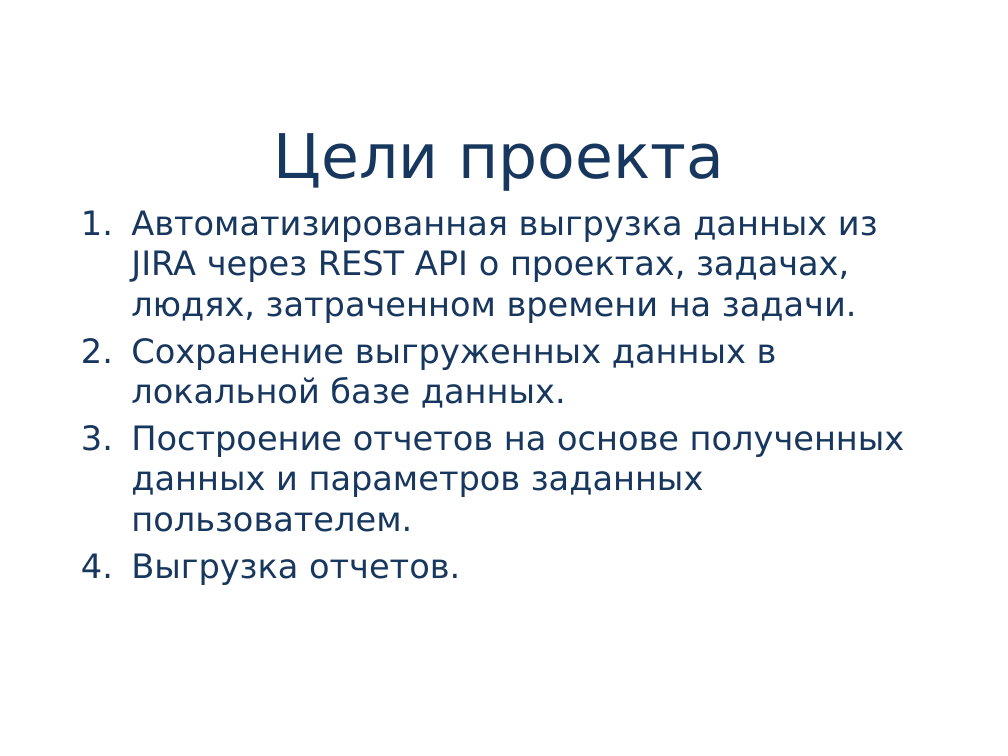
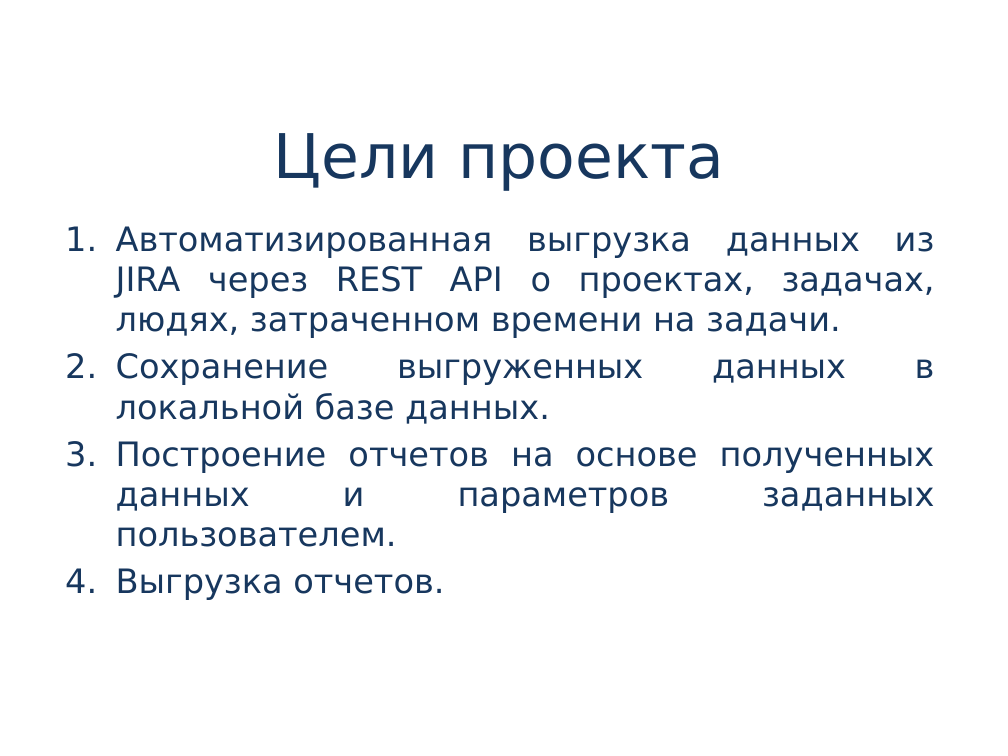
Before and after one commit to chursin-andrey/project-jastt, a slide deck: slide 2 of presentation/jastt.pptx. Drawn at 1008x756 pixels with LibreOffice and Linux fonts; fonts in the diff are those of the drawing; background and template pictures are left out. Boxes give left, top, right and bottom in pixels: in the first picture for what was removed or moved away, otherwise in the second. Text is boxed around its words. In the diff, an @@ line names an element or a change of style, - is before the commit and + after.

```diff
--- a/presentation/jastt.pptx
+++ b/presentation/jastt.pptx
@@ subtitle "Автоматизированная выгрузка данных из JIRA ...": place and size @@
-subtitle "Автоматизированная выгрузка данных из JIRA ..." at bbox=[131, 210, 905, 585]
+subtitle "Автоматизированная выгрузка данных из JIRA ..." at bbox=[116, 226, 935, 600]
@@ subtitle "Автоматизированная выгрузка данных из JIRA ..." at bbox=[116, 226, 935, 600]: alignment left to justified @@
```
Also in this commit, not shown: 4 other slides changed, 5 slides added, 7 other files.
